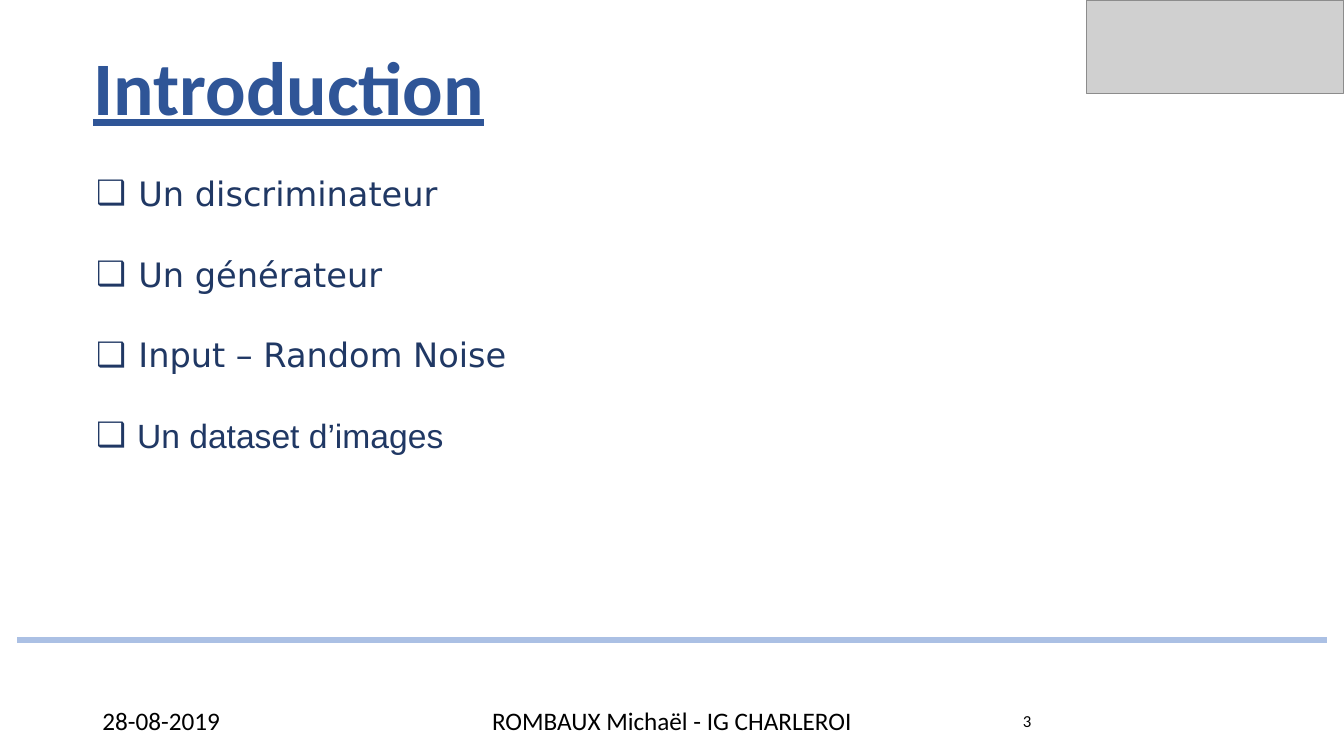
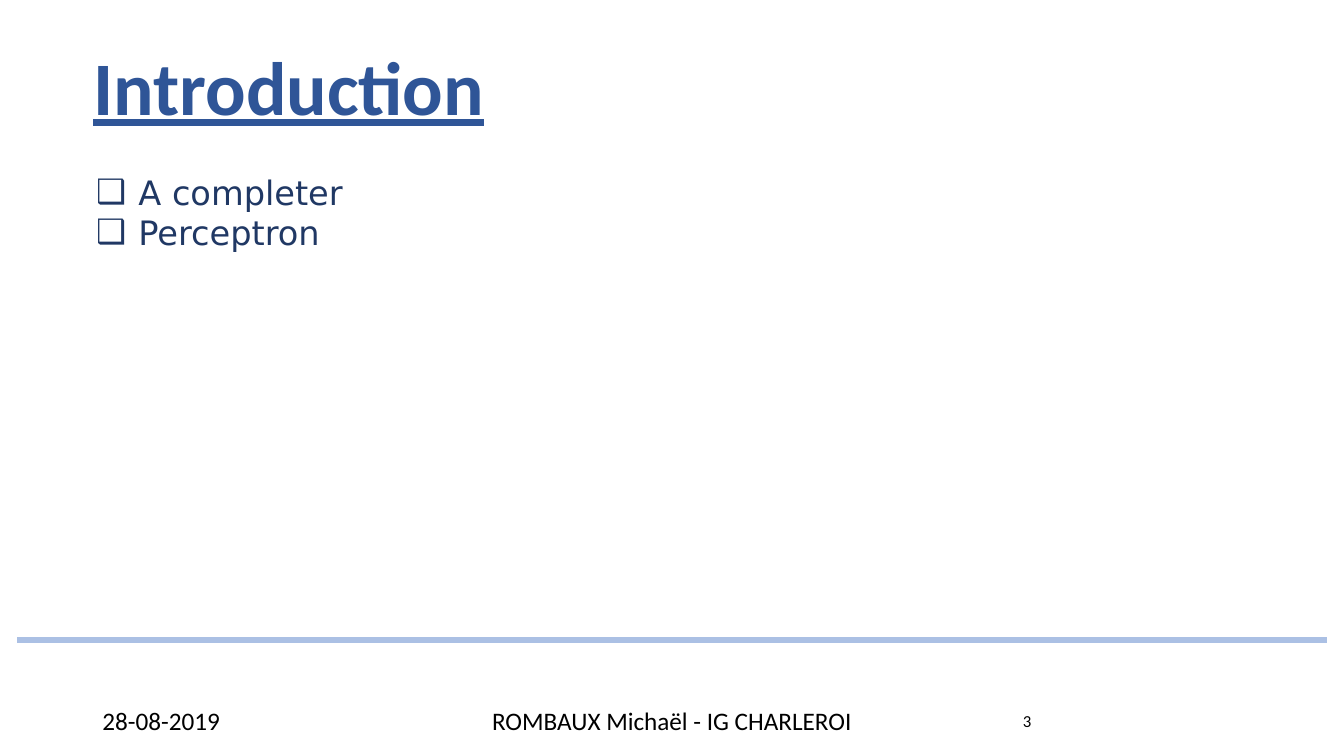
Before and after one commit to rombaux/PyTorch-GAN, a slide deck: slide 3 of assets/20190828_TFE.pptx. Drawn at 1344x756 pixels with LibreOffice and Linux fonts; fonts in the diff are those of the drawing; grey boxes stand for pictures; background and template pictures are left out. Boxes give left, top, right and bottom in pixels: in the first picture for what was removed or moved away, otherwise in the second. Text is boxed around its words. In the diff, an @@ line names an element or a change of style, - is before the commit and + after.

```diff
--- a/assets/20190828_TFE.pptx
+++ b/assets/20190828_TFE.pptx
@@ picture removed at bbox=[1087, 0, 1344, 94] @@
@@ text "A completer" at bbox=[138, 179, 343, 252]: vertical alignment middle to top @@
@@ text at bbox=[138, 179, 343, 252]: text changed @@
-❑ Un discriminateur
-❑ Un générateur
-❑ Input – Random Noise
-❑ Un dataset d’images
+❑ A completer
+❑ Perceptron
```
Also in this commit, not shown: 14 other slides changed.
